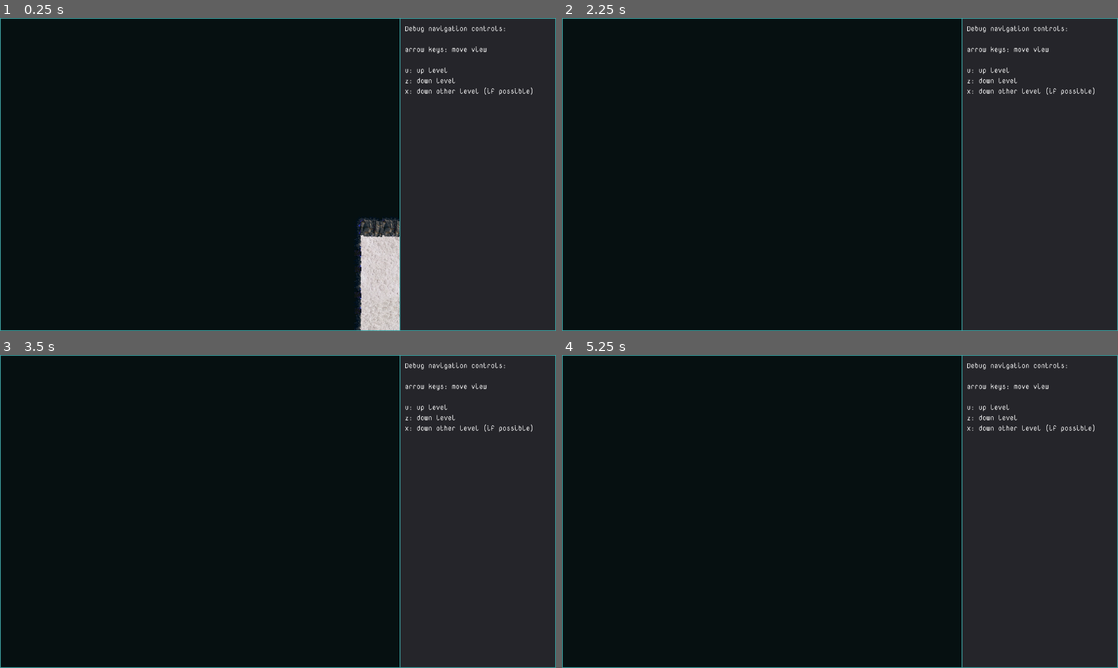
Above: before the commit, frames 1-4 (two rows, left to right).
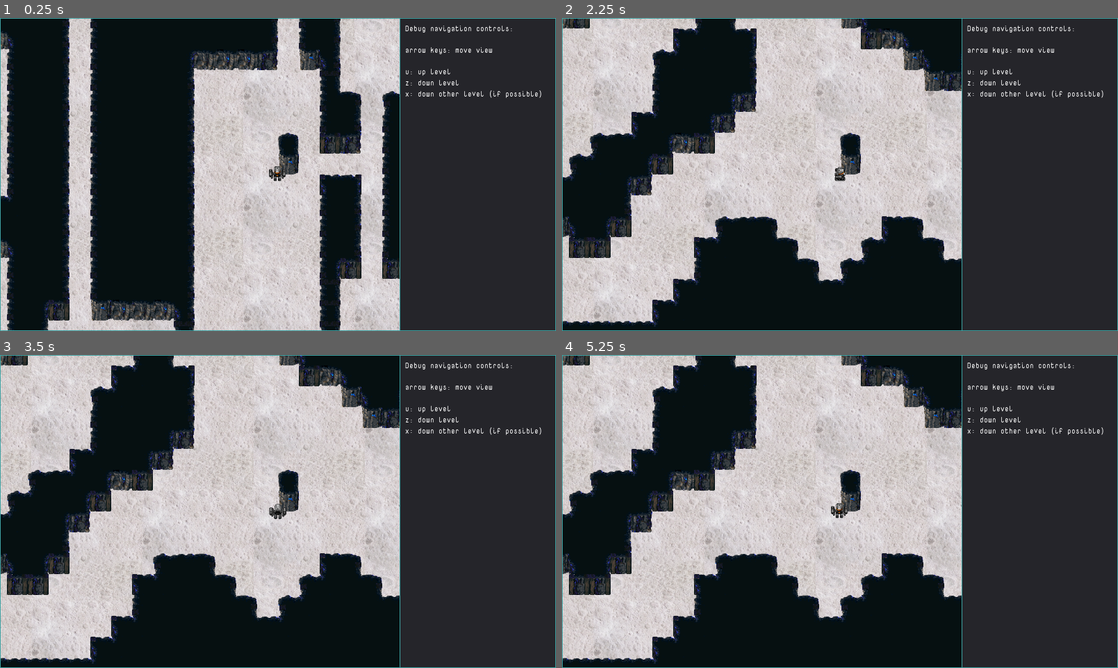
Above: after the commit, the same moments.

Repository: sarrowsmith/quasidroid
Game: Godot game, scene res://Main.tscn
The game is run twice, just before and just after one commit, with the same random seed, the same clock (stepped at 60 frames per second) and the same inputs.
Inputs (mouse positions are in pixels of both pictures, inside the frame that each line leads up to):
- Up to frame 1 (0.25 s): no input
- Up to frame 2 (2.25 s): tap Enter at 0.5, 2 s; move the mouse to (962, 158) at 0.52 s; hold L (move_right) 0.53-1.28 s; tap Backspace at 0.6 s; click (962, 158) at 0.67 s; tap Space at 1.25 s; move the mouse to (728, 190) at 1.27 s; hold J (move_down) 1.28-2.03 s; tap U at 1.35 s; move the mouse to (895, 105) at 2.02 s; hold L (move_right) from 2.03 s (still down); tap Z at 2.1 s
- Up to frame 3 (3.5 s): tap Space at 2.75 s; move the mouse to (250, 574) at 2.77 s; release L (move_right) at 2.78 s; hold K (move_up) from 2.78 s (still down); tap X at 2.85 s; click (250, 574) at 2.92 s
- Up to frame 4 (5.25 s): tap Enter at 3.5 s; move the mouse to (1006, 558) at 3.52 s; release K (move_up) at 3.53 s; hold H (move_left) 3.53-5.03 s; tap Backspace at 3.6 s; tap Space at 4.25 s; move the mouse to (673, 464) at 4.27 s; tap U at 4.35 s; move the mouse to (867, 511) at 5.02 s; hold J (move_down) from 5.03 s (still down); tap Z at 5.1 s; click (867, 511) at 5.17 s

The runs differ from the first frame. In frame 1, 37% of the frame differs, in the area x 0-98%, y 0-100%; in frame 2, 45%; in frame 3, 45%; in frame 4, 45%.
Error before the commit: Attempt to call function 'change_level' in base 'null instance' on a null instance. (res://Main.gd:12)

Commit message:
Chasing my tail trying to recover displaying player sprite.

Diff:
--- a/Main.gd
+++ b/Main.gd
@@ -46,7 +46,7 @@
 
 
 func change_level(level):
-	if level == null:
+	if not level:
 		return
 	$World.change_level(level)
 	$Player.change_level(level)
--- a/Main.tscn
+++ b/Main.tscn
@@ -1,8 +1,9 @@
-[gd_scene load_steps=5 format=2]
+[gd_scene load_steps=6 format=2]
 
 [ext_resource path="res://World.tscn" type="PackedScene" id=1]
 [ext_resource path="res://Main.gd" type="Script" id=2]
 [ext_resource path="res://resources/Resources/nova_mono.tres" type="DynamicFontData" id=3]
+[ext_resource path="res://robots/Player.tscn" type="PackedScene" id=4]
 
 [sub_resource type="DynamicFont" id=1]
 font_data = ExtResource( 3 )
@@ -12,7 +13,7 @@
 
 [node name="World" parent="." instance=ExtResource( 1 )]
 
-[node name="ColorRectBottom2" type="ColorRect" parent="."]
+[node name="ColorRectBottom" type="ColorRect" parent="."]
 anchor_top = 1.0
 anchor_bottom = 1.0
 margin_top = 2928.0
@@ -48,6 +49,8 @@
 "_edit_use_anchors_": false
 }
 
+[node name="Player" parent="." instance=ExtResource( 4 )]
+
 [node name="View" type="Node2D" parent="."]
 
 [node name="Panel" type="Panel" parent="View"]
@@ -55,6 +58,9 @@
 margin_top = -360.0
 margin_right = 640.0
 margin_bottom = 360.0
+__meta__ = {
+"_edit_use_anchors_": false
+}
 
 [node name="VSplitContainer" type="VSplitContainer" parent="View/Panel"]
 anchor_right = 1.0
--- a/levels/Caves.gd
+++ b/levels/Caves.gd
@@ -37,7 +37,7 @@
 	dig_caves()
 	get_caves()
 	connect_caves()
-	update_bitmask_region(Vector2(0, 0), Vector2(map_w * cell_size.x, map_h * cell_size.y)) # autotile
+	update_bitmask_region(Vector2(0, 0), Vector2(map_w, map_h)) # autotile
 
 
 # start by filling the map with roof tiles
--- a/levels/Level.gd
+++ b/levels/Level.gd
@@ -40,25 +40,29 @@
 
 func generate():
 	set_visible(true)
-	if children != null:
+	if children:
 		return
 	seed(level_seed)
 	$Map.generate()
-	place_specials()
-	children = [null, null]
-	if level < 7:
-		for i in [Prototype.CAVES, Prototype.ROOMS]:
+	if level == 7:
+		children = [null, null]
+	else:
+		children = []
+		for i in [Prototype.CAVES, Prototype.ROOMS if level < 6 else Prototype.CAVES]:
 			var child = prototypes[i].instance()
-			child.rooms = rooms && i > 0
+			child.rooms = i == Prototype.ROOMS
 			child.create(self)
 			world.add_child(child)
-			children[i] = child
+			children.append(child)
 			if not rooms:
+				children.append(null)
 				break
+	place_features()
 
 
-func place_specials():
-	while len(lifts) < (3 if rooms else 2):
+func place_features():
+	var n_lifts = (3 if rooms else 2) if level < 7 else 1
+	while len(lifts) < n_lifts:
 		while true:
 			var probe = Vector2(
 				Util.randi_range(1, $Map.map_w - 1),
@@ -89,14 +93,26 @@
 
 func new_lift(location):
 	var lift = new_feature(location, Prototype.LIFT)
+	lift.location = location
+	lift.from = self
+	if len(lifts) == 0:
+		lift.to = parent
+	else:
+		lift.to = children[len(lifts) - 1]
+	for o in [Vector2.ZERO, Vector2.UP]:
+		$Map.set_cellv(location + o, $Map.Tiles.ROOF)
+		$Map.update_bitmask_area(location + o)
 	return lift
 
 
 func new_feature(location, type):
 	var feature = prototypes[type].instance()
-	feature.position = $Map.world_to_map(position)
+	feature.position = location_to_position(location)
 	return feature
 
+
+func location_to_position(location):
+	return $Map.map_to_world(location)
 
 func _on_Background_click(position, button):
 	print($Map.world_to_map(position))
--- /dev/null
+++ b/levels/Lift.gd
@@ -0,0 +1,7 @@
+extends Node2D
+
+
+var location = Vector2.ZERO
+var from = null
+var to = null
+var open = false
--- a/levels/Lift.tscn
+++ b/levels/Lift.tscn
@@ -1,3 +1,6 @@
-[gd_scene format=2]
+[gd_scene load_steps=2 format=2]
+
+[ext_resource path="res://levels/Lift.gd" type="Script" id=1]
 
 [node name="Lift" type="Node2D"]
+script = ExtResource( 1 )
--- a/levels/Rooms.gd
+++ b/levels/Rooms.gd
@@ -35,7 +35,7 @@
 	create_rooms()   # Create rooms in the leaf leaves of the tree
 	join_rooms()     # Ensure all rooms connected
 	clear_deadends() # Remove deadend corridors
-	update_bitmask_region(Vector2(0, 0), Vector2(map_w * cell_size.x, map_h * cell_size.y)) # autotile
+	update_bitmask_region(Vector2(0, 0), Vector2(map_w, map_h)) # autotile
 
 
 # start by filling the map with roof tiles
--- a/project.godot
+++ b/project.godot
@@ -41,7 +41,7 @@
 window/size/height=720
 window/size/test_width=1280
 window/size/test_height=720
-window/stretch/mode="viewport"
+window/stretch/mode="2d"
 window/stretch/aspect="keep"
 
 [input]
--- a/robots/Player.gd
+++ b/robots/Player.gd
@@ -4,6 +4,11 @@
 func _ready():
 	base = "0"
 	set_sprite()
+
+
+func change_level(level):
+	self.level = level
+	set_location(level.lifts[0].location + Vector2.DOWN)
 
 
 const move_map = {
--- a/robots/Player.tscn
+++ b/robots/Player.tscn
@@ -7,6 +7,6 @@
 [node name="Player" type="Node2D"]
 script = ExtResource( 2 )
 
-[node name="Robots" parent="." instance=ExtResource( 1 )]
+[node name="Robot" parent="." instance=ExtResource( 1 )]
 
 [node name="Weapons" parent="." instance=ExtResource( 3 )]
--- a/robots/Robot.gd
+++ b/robots/Robot.gd
@@ -2,8 +2,8 @@
 extends Node2D
 
 
-var map_position = Vector2.ZERO
-var map = null
+var location = Vector2.ZERO
+var level = null
 var base = "2"
 var state = "Idle"
 var facing = Vector2.DOWN
@@ -30,7 +30,7 @@
 	if equipment.extras:
 		robot += "-X"
 	if not dead:
-		path = "Robots/%s/%s" % [robot, path]
+		path = "Robot/%s/%s" % [robot, path]
 	sprite = get_node(path)
 	sprite.set_visible(true)
 	if dead or equipment["weapon"] == null:
@@ -42,6 +42,11 @@
 	weapon.set_visible(true)
 
 
+func set_location(destination):
+	location = destination
+	position = level.location_to_position(location)
+
+
 func move(movement):
 	facing = movement
 	set_sprite()
--- a/robots/Robots.tscn
+++ b/robots/Robots.tscn
@@ -1074,9 +1074,9 @@
 [node name="Robots" type="Node2D"]
 script = ExtResource( 33 )
 
-[node name="0" type="Node" parent="."]
-
-[node name="Idle" type="Node" parent="0"]
+[node name="0" type="Node2D" parent="."]
+
+[node name="Idle" type="Node2D" parent="0"]
 
 [node name="Down" type="AnimatedSprite" parent="0/Idle"]
 visible = false
@@ -1101,7 +1101,7 @@
 frame = 4
 playing = true
 
-[node name="Move" type="Node" parent="0"]
+[node name="Move" type="Node2D" parent="0"]
 
 [node name="Down" type="AnimatedSprite" parent="0/Move"]
 visible = false
@@ -1125,9 +1125,9 @@
 frames = SubResource( 46 )
 playing = true
 
-[node name="2" type="Node" parent="."]
-
-[node name="Idle" type="Node" parent="2"]
+[node name="2" type="Node2D" parent="."]
+
+[node name="Idle" type="Node2D" parent="2"]
 
 [node name="Down" type="AnimatedSprite" parent="2/Idle"]
 visible = false
@@ -1149,7 +1149,7 @@
 frames = SubResource( 74 )
 playing = true
 
-[node name="Move" type="Node" parent="2"]
+[node name="Move" type="Node2D" parent="2"]
 
 [node name="Down" type="AnimatedSprite" parent="2/Move"]
 visible = false
@@ -1173,9 +1173,9 @@
 frame = 2
 playing = true
 
-[node name="0-X" type="Node" parent="."]
-
-[node name="Idle" type="Node" parent="0-X"]
+[node name="0-X" type="Node2D" parent="."]
+
+[node name="Idle" type="Node2D" parent="0-X"]
 
 [node name="Down" type="AnimatedSprite" parent="0-X/Idle"]
 visible = false
@@ -1200,7 +1200,7 @@
 frame = 4
 playing = true
 
-[node name="Move" type="Node" parent="0-X"]
+[node name="Move" type="Node2D" parent="0-X"]
 
 [node name="Down" type="AnimatedSprite" parent="0-X/Move"]
 visible = false
@@ -1224,9 +1224,9 @@
 frame = 2
 playing = true
 
-[node name="2-X" type="Node" parent="."]
-
-[node name="Idle" type="Node" parent="2-X"]
+[node name="2-X" type="Node2D" parent="."]
+
+[node name="Idle" type="Node2D" parent="2-X"]
 
 [node name="Down" type="AnimatedSprite" parent="2-X/Idle"]
 visible = false
@@ -1251,7 +1251,7 @@
 frame = 3
 playing = true
 
-[node name="Move" type="Node" parent="2-X"]
+[node name="Move" type="Node2D" parent="2-X"]
 
 [node name="Down" type="AnimatedSprite" parent="2-X/Move"]
 visible = false
--- a/robots/Rogue.tscn
+++ b/robots/Rogue.tscn
@@ -7,6 +7,6 @@
 [node name="Rogue" type="Node2D"]
 script = ExtResource( 2 )
 
-[node name="Robots" parent="." instance=ExtResource( 1 )]
+[node name="Robot" parent="." instance=ExtResource( 1 )]
 
 [node name="Weapons" parent="." instance=ExtResource( 3 )]
